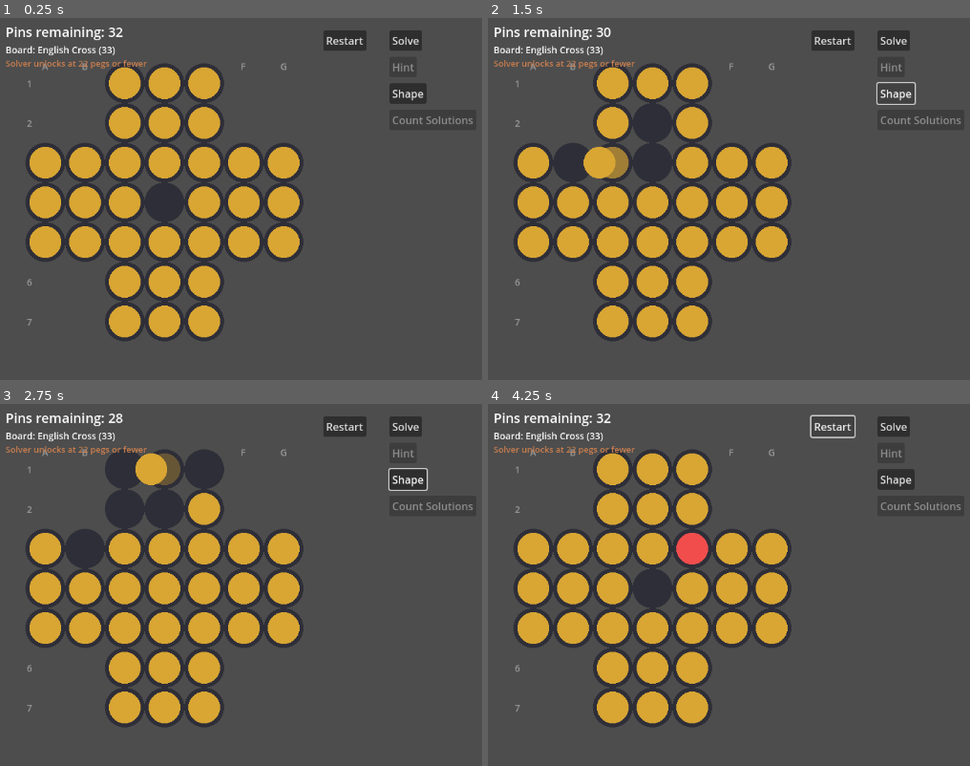
Above: before the commit, frames 1-4 (two rows, left to right).
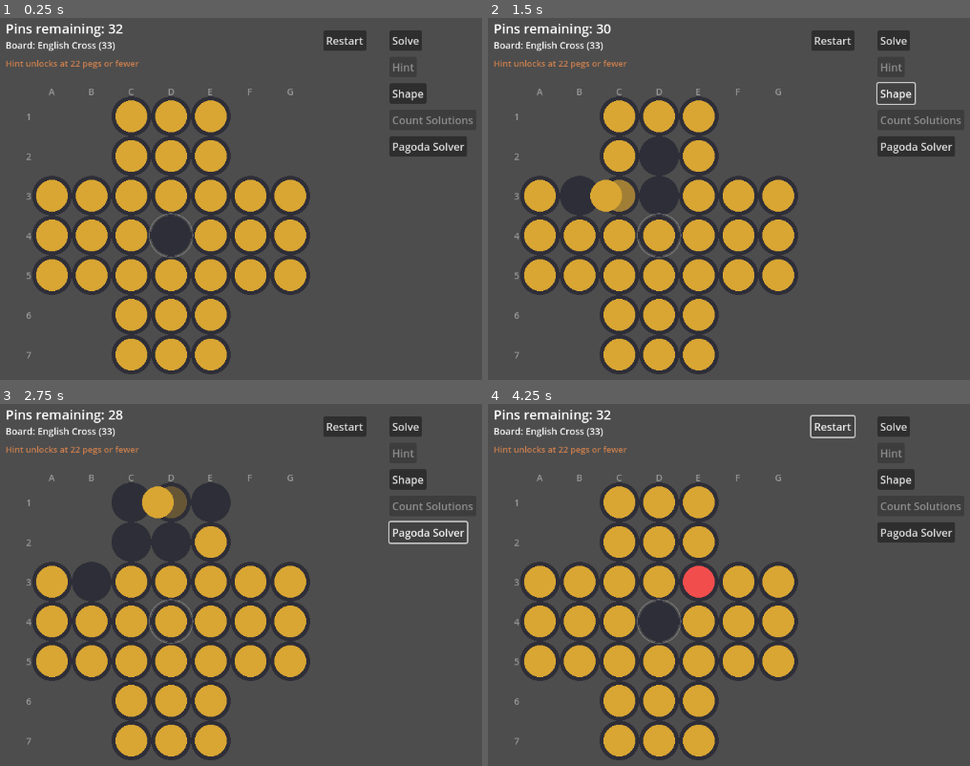
Above: after the commit, the same moments.

Repository: LucasHT22/solitaire-lucas
Game: Godot game, scene res://main.tscn
Same seed, same stepped clock (60 frames per second), same inputs: the game is played once before the commit and once after it.
Inputs (mouse positions are in pixels of both pictures, inside the frame that each line leads up to):
- Up to frame 1 (0.25 s): no input
- Up to frame 2 (1.5 s): click "Solve" at 0.5 s; click "Shape" at 1.25 s
- Up to frame 3 (2.75 s): click (428, 530) at 2 s, where only the run after the commit has a clickable "Pagoda Solver"
- Up to frame 4 (4.25 s): click "Restart" at 2.75 s; click "Restart" at 3.5 s

The runs differ from the first frame. In frame 1, 23% of the frame differs, in the area x 1-97%, y 1-99%; in frame 2, 24%; in frame 3, 24%; in frame 4, 24%.

Commit message:
pagoda not pagode

Diff:
--- a/solitaire-lucas/main.gd
+++ b/solitaire-lucas/main.gd
@@ -6,13 +6,16 @@
 const GRID_SIZE: int = 7
 const CELL: int = 60
 const RADIUS: int = 24
-const OFFSET: Vector2 = Vector2(80, 100)
+const OFFSET: Vector2 = Vector2(90, 150)
 const JUMP_DURATION: float = 0.25
 const SOLVER_PEG_THRESHOLD: int = 22
+const PHI: float = 1.6180339887498949
+const WIN_TARGET: Vector2i = Vector2i(3, 3)
 
 @onready var hint_button: Button = $HintButton
 @onready var count_button: Button = $CountButton
 @onready var solve_button: Button = $SolveButton
+@onready var pagoda_button: Button = $PagodaButton
 
 var board: Array = []
 var selected = null
@@ -31,6 +34,7 @@
 var solver_moves: Array = []
 var solver_failed_cache: Dictionary = {}
 var solution_count_cache: Dictionary = {}
+var target_bit: int = 0
 
 var hint_move = null
 
@@ -42,15 +46,15 @@
 
 func _draw() -> void:
 	var font = ThemeDB.fallback_font
-	draw_string(font, Vector2(20, 30), "Pins remaining: %d" % count_pegs(), HORIZONTAL_ALIGNMENT_CENTER, -1, 20)
-	draw_string(font, Vector2(20, 55), "Board: %s" % SHAPE_NAMES[board_shape], HORIZONTAL_ALIGNMENT_CENTER, -1, 14)
+	draw_string(font, Vector2(20, 25), "Pins remaining: %d" % count_pegs(), HORIZONTAL_ALIGNMENT_CENTER, -1, 20)
+	draw_string(font, Vector2(20, 48), "Board: %s" % SHAPE_NAMES[board_shape], HORIZONTAL_ALIGNMENT_CENTER, -1, 14)
 
 	for c in range(GRID_SIZE):
 		var label = char(65 + c)
-		draw_string(font, OFFSET + Vector2(c * CELL - 5, -20), label, HORIZONTAL_ALIGNMENT_LEFT, -1, 14, Color(0.6, 0.6, 0.6))
+		draw_string(font, OFFSET + Vector2(c * CELL - 5, -32), label, HORIZONTAL_ALIGNMENT_LEFT, -1, 14, Color(0.6, 0.6, 0.6))
 	for r in range(GRID_SIZE):
 		var label = str(r + 1)
-		draw_string(font, OFFSET + Vector2(-28, r * CELL + 6), label, HORIZONTAL_ALIGNMENT_LEFT, -1, 14, Color(0.6, 0.6, 0.6))
+		draw_string(font, OFFSET + Vector2(-39, r * CELL + 6), label, HORIZONTAL_ALIGNMENT_LEFT, -1, 14, Color(0.6, 0.6, 0.6))
 
 	for r in range(GRID_SIZE):
 		for c in range(GRID_SIZE):
@@ -67,6 +71,9 @@
 				if selected != null and selected == Vector2i(c, r):
 					col = Color(0.95, 0.3, 0.3)
 				draw_circle(pos, RADIUS, col)
+
+	var target_pos = OFFSET + Vector2(WIN_TARGET.x * CELL, WIN_TARGET.y * CELL)
+	draw_arc(target_pos, RADIUS + 9, 0, TAU, 32, Color(1.0, 1.0, 1.0, 0.25), 1.5)
 
 	if selected != null and not animating:
 		for dest in valid_destinations(selected):
@@ -90,7 +97,7 @@
 		draw_circle(mid_pos, RADIUS, Color(0.85, 0.65, 0.2, 1.0 - anim_progress))
 
 	if count_pegs() > SOLVER_PEG_THRESHOLD:
-		draw_string(font, Vector2(20, 75), "Solver unlocks at %d pegs or fewer" % SOLVER_PEG_THRESHOLD, HORIZONTAL_ALIGNMENT_LEFT, -1, 13, Color(0.8, 0.5, 0.3))
+		draw_string(font, Vector2(20, 75), "Hint unlocks at %d pegs or fewer" % SOLVER_PEG_THRESHOLD, HORIZONTAL_ALIGNMENT_LEFT, -1, 13, Color(0.8, 0.5, 0.3))
 
 	if game_over_message != "":
 		draw_string(font, Vector2(20, 600), game_over_message, HORIZONTAL_ALIGNMENT_CENTER, -1, 20)
@@ -233,15 +240,23 @@
 
 func check_game_over() -> void:
 	var moves_available = false
-	for r in range(GRID_SIZE):
-		for c in range(GRID_SIZE):
-			if board[r][c] == 1 and has_move(r, c):
-				moves_available = true
-	if not moves_available:
-		if count_pegs() == 1:
-			game_over_message = "You win! 1 pin left!"
+	var pegs = 0
+	var last_pos = null
+	for r in range(GRID_SIZE):
+		for c in range(GRID_SIZE):
+			if board[r][c] == 1:
+				pegs += 1
+				last_pos = Vector2i(c, r)
+				if has_move(r, c):
+					moves_available = true
+	if not moves_available :
+		if pegs == 1 and last_pos == WIN_TARGET:
+			game_over_message = "You win! 1 pin left right in the center!"
+		elif pegs == 1:
+			game_over_message = "Game over! 1 peg left, but not in the center. So close!"
 		else:
 			game_over_message = "Game over! Pins remaining: %d" % count_pegs()
+	queue_redraw()
 
 func restart_game() -> void:
 	init_board()
@@ -279,7 +294,12 @@
 	if animating or solving:
 		return
 	hint_move = null
-
+	if board_shape != SHAPE_ENGLISH:
+		game_over_message = "Solve is only available on the English Cross board."
+		queue_redraw()
+		return
+
+	hint_move = null
 	var mask = board_to_bitmask()
 	var pegs = count_pegs()
 
@@ -324,6 +344,7 @@
 					"mid": cell_index[mid],
 					"to": cell_index[to]
 				})
+	target_bit = 1 << cell_index[WIN_TARGET]
 
 func board_to_bitmask() -> int:
 	var mask = 0
@@ -342,7 +363,7 @@
 	return count
 
 func solve_from(mask: int) -> Variant:
-	if count_bits(mask) == 1:
+	if mask == target_bit:
 		return []
 	if solver_failed_cache.has(mask):
 		return null
@@ -366,7 +387,7 @@
 	return null
 
 func count_solutions(mask: int) -> int:
-	if count_bits(mask) == 1:
+	if mask == target_bit:
 		return 1
 	if solution_count_cache.has(mask):
 		return solution_count_cache[mask]
@@ -441,3 +462,27 @@
 	var total = count_solutions(mask)
 	game_over_message = "Distinct solutions from here: %d" % total
 	queue_redraw()
+
+
+func _on_pagoda_button_pressed() -> void:
+	if animating or solving:
+		return
+	var weight = pagoda_total_weight(WIN_TARGET)
+	if weight < 1.0 - 0.0001:
+		game_over_message = "Pagoda proof: reaching the center is impossible from here (weight %.3f < 1)." % weight
+	else:
+		game_over_message = "Pagoda check incconclusive (weight %.3f) - doesn't rule out a center finish." % weight
+	queue_redraw()
+
+func pagoda_weight(r: int, c: int, target: Vector2i) -> float:
+	var dr = absi(r - target.y)
+	var dc = absi(c - target.x)
+	return pow(1.0 / PHI, dr) * pow(1.0 / PHI, dc)
+
+func pagoda_total_weight(target: Vector2i) -> float:
+	var total = 0.0
+	for r in range(GRID_SIZE):
+		for c in range(GRID_SIZE):
+			if board[r][c] == 1:
+				total += pagoda_weight(r, c, target)
+	return total
--- a/solitaire-lucas/main.tscn
+++ b/solitaire-lucas/main.tscn
@@ -40,8 +40,16 @@
 offset_bottom = 148.0
 text = "Count Solutions"
 
+[node name="PagodaButton" type="Button" parent="."]
+offset_left = 600.0
+offset_top = 180.0
+offset_right = 717.0
+offset_bottom = 211.0
+text = "Pagoda Solver"
+
 [connection signal="pressed" from="RestartButton" to="." method="_on_restart_button_pressed"]
 [connection signal="pressed" from="SolveButton" to="." method="_on_solve_button_pressed"]
 [connection signal="pressed" from="HintButton" to="." method="_on_hint_button_pressed"]
 [connection signal="pressed" from="ShapeButton" to="." method="_on_shape_button_pressed"]
 [connection signal="pressed" from="CountButton" to="." method="_on_count_button_pressed"]
+[connection signal="pressed" from="PagodaButton" to="." method="_on_pagoda_button_pressed"]
